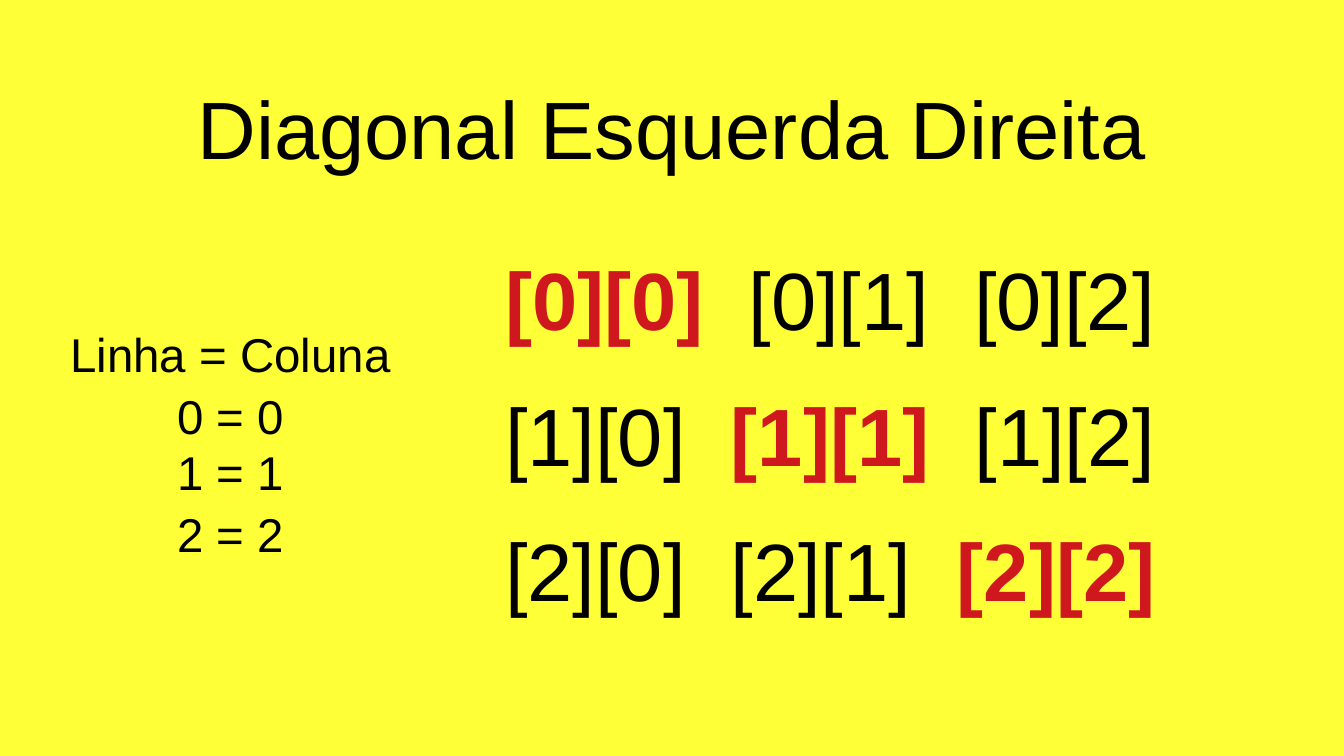
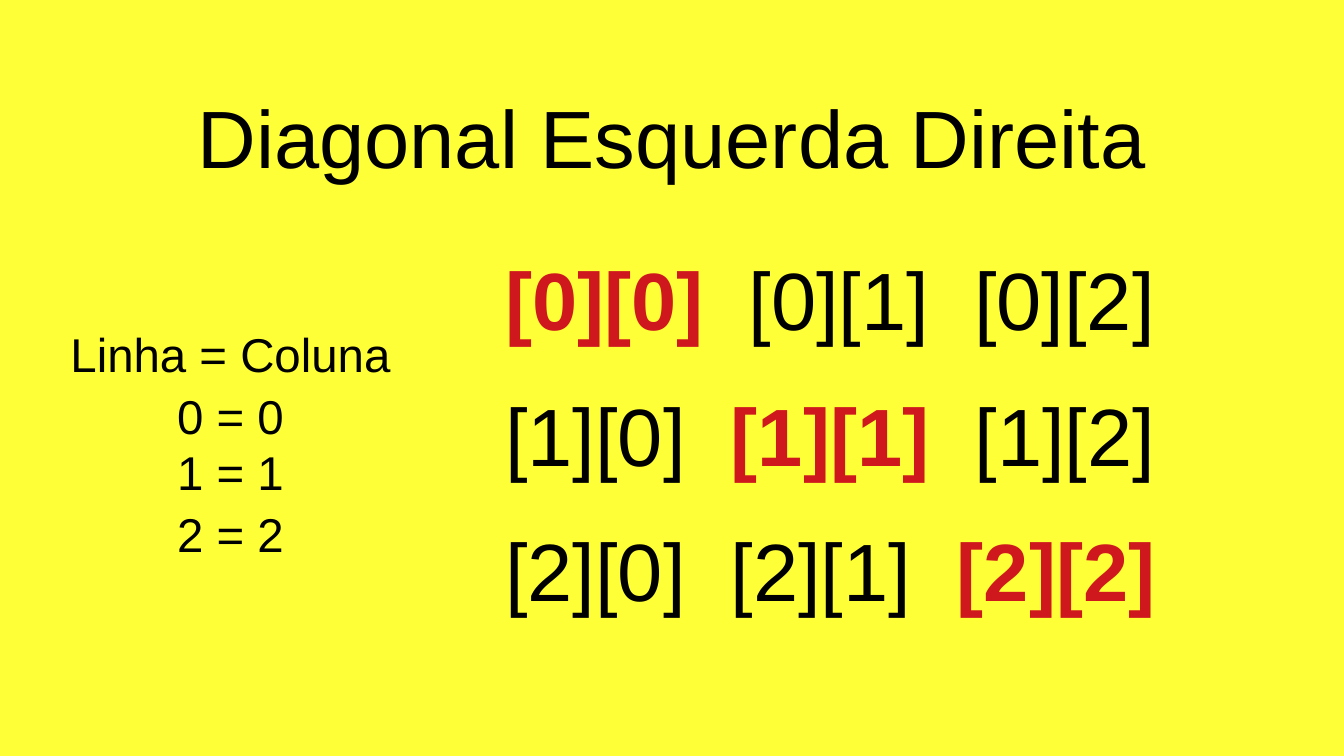
Before and after one commit to tthiagocarlosdev/TESTES, a slide deck: slide 17 of logica_algoritmo_javaScript/exerciciosJavaScript/matriz.odp. Drawn at 1344x756 pixels with LibreOffice and Linux fonts; fonts in the diff are those of the drawing. Boxes give left, top, right and bottom in pixels: in the first picture for what was removed or moved away, otherwise in the second. Text is boxed around its words. In the diff, an @@ line names an element or a change of style, - is before the commit and + after.

```diff
--- a/logica_algoritmo_javaScript/exerciciosJavaScript/matriz.odp
+++ b/logica_algoritmo_javaScript/exerciciosJavaScript/matriz.odp
@@ title "Diagonal Esquerda Direita": place and size @@
-title "Diagonal Esquerda Direita" at [198, 100, 1146, 174]
+title "Diagonal Esquerda Direita" at [198, 109, 1146, 183]
```
Also in this commit, not shown: 1 other slide changed, 3 other files.
